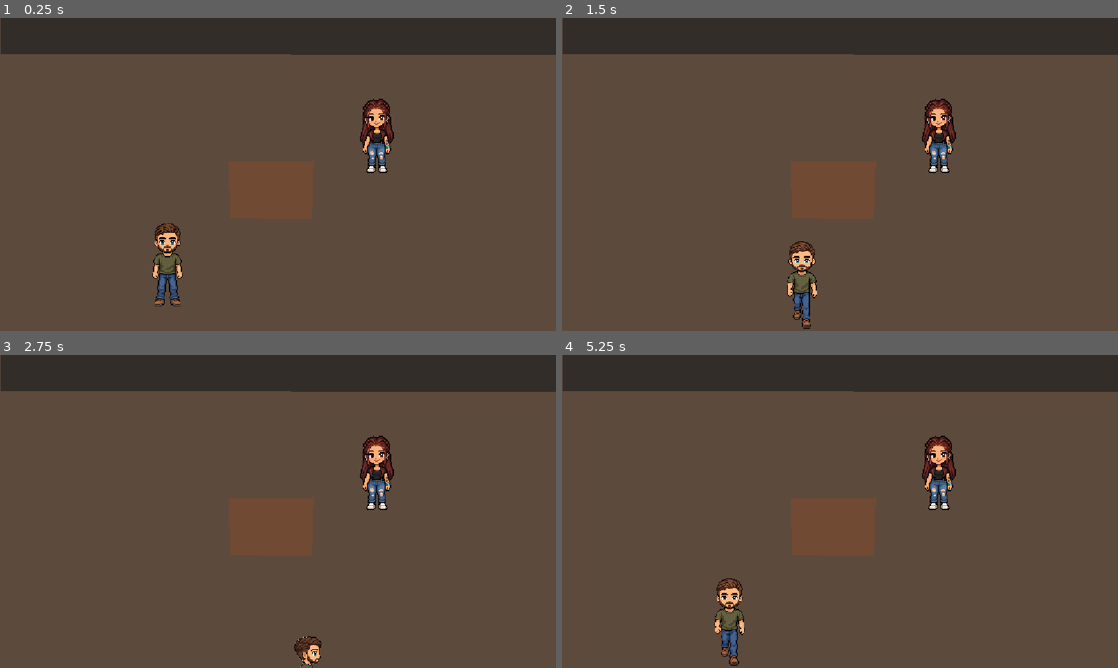
Above: before the commit, frames 1-4 (two rows, left to right).
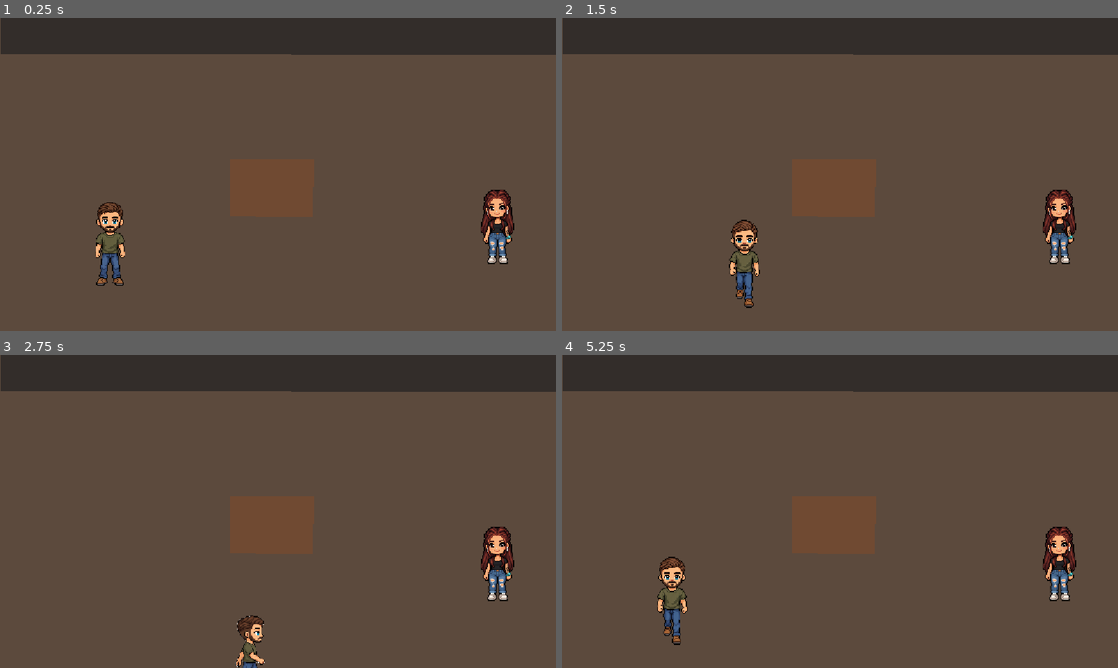
Above: after the commit, the same moments.

Repository: anabelkamenske430/Year-4
Game: Godot game, scene res://scenes/levels/first_date.tscn
Two runs of this game, one before a commit and one after it. Both use one fixed random seed, a clock stepped at 60 frames per second and the inputs below.
Inputs:
- Up to frame 1 (0.25 s): no input
- Up to frame 2 (1.5 s): tap Enter at 0.5 s; hold D (move_right) 0.53-1.28 s; hold E (interact) 0.53-1.28 s; hold S (move_down) from 1.28 s (still down); tap E (interact) at 1.35 s
- Up to frame 3 (2.75 s): release S (move_down) at 2.03 s; hold D (move_right) from 2.03 s (still down); hold E (interact) from 2.03 s (still down)
- Up to frame 4 (5.25 s): release D (move_right) at 2.78 s; release E (interact) at 2.78 s; hold W (move_up) 2.78-3.53 s; tap E (interact) at 2.85, 4.35 s; hold E (interact) 3.53-4.28 s; hold A (move_left) 3.53-5.03 s; hold S (move_down) from 5.03 s (still down); hold E (interact) from 5.03 s (still down)

The runs differ from the first frame. In frame 1, 3.7% of the frame differs, in the area x 17-93%, y 25-93%; in frame 2, 3.7%; in frame 3, 2.9%; in frame 4, 3.7%.

Commit message:
Implement teleportation between scenes

Diff:
--- a/loverboy-and-bel/scenes/characters/bel.tscn
+++ b/loverboy-and-bel/scenes/characters/bel.tscn
@@ -12,10 +12,10 @@
 polygon = PackedVector2Array(234, 91, 144, 121, 120, 165, 124, 227, 152, 275, 252, 293, 320, 241, 342, 173, 310, 125, 256, 91)
 
 [node name="CollisionPolygon2D" type="CollisionPolygon2D" parent="." unique_id=593946015]
-position = Vector2(399, 49)
+position = Vector2(-226, -210)
 polygon = PackedVector2Array(203, 176, 200, 215, 256, 214, 256, 176)
 
 [node name="CharacterSprite" type="Sprite2D" parent="." unique_id=1246950015]
-position = Vector2(626.99994, 168.99998)
+position = Vector2(1, -85)
 scale = Vector2(0.15, 0.15)
 texture = ExtResource("2_qsef7")
--- a/loverboy-and-bel/scenes/characters/loverboy.tscn
+++ b/loverboy-and-bel/scenes/characters/loverboy.tscn
@@ -61,18 +61,19 @@
 polygon = PackedVector2Array(38, 349, 30, 35, 768, 43, 762, 351)
 
 [node name="CharacterSprite" type="AnimatedSprite2D" parent="." unique_id=1445442549]
-position = Vector2(896, 207)
+position = Vector2(-1, -93)
 scale = Vector2(0.15, 0.15)
 sprite_frames = SubResource("SpriteFrames_l3nyl")
-animation = &"walk_up"
+animation = &"idle"
 
 [node name="CollisionPolygon2D" type="CollisionPolygon2D" parent="." unique_id=1345938800]
-position = Vector2(-618, 0)
+position = Vector2(-1514, -308)
 polygon = PackedVector2Array(1476, 260, 1480, 307, 1546, 308, 1548, 262)
 
 [node name="InteractionArea" type="Area2D" parent="." unique_id=1567082541]
+position = Vector2(-3, 2)
 
 [node name="CollisionPolygon2D" type="CollisionPolygon2D" parent="InteractionArea" unique_id=547021739]
-position = Vector2(395.6307, 160.84134)
+position = Vector2(-499, -132.99998)
 scale = Vector2(4.5284095, 2.932692)
 polygon = PackedVector2Array(90.400246, -35.749184, 131.6951, -34.044266, 132.13675, 64.15903, 91.50437, 62.454105)
--- a/loverboy-and-bel/scenes/levels/first_date.tscn
+++ b/loverboy-and-bel/scenes/levels/first_date.tscn
@@ -12,6 +12,7 @@
 [node name="Environment" type="Node2D" parent="." unique_id=65208877]
 
 [node name="Floor" type="Polygon2D" parent="Environment" unique_id=1087986955]
+position = Vector2(2, -5)
 color = Color(0.36078432, 0.2901961, 0.23921569, 1)
 polygon = PackedVector2Array(-6, 2, -15, 664, 1164, 669, 1173, -16)
 
@@ -20,6 +21,7 @@
 polygon = PackedVector2Array(2, 74, 1154, 77, 1153, -11, 3, -8)
 
 [node name="Table" type="StaticBody2D" parent="Environment" unique_id=1589556329]
+position = Vector2(1, -4)
 
 [node name="Polygon2D" type="Polygon2D" parent="Environment/Table" unique_id=1320511774]
 color = Color(0.4392157, 0.2901961, 0.19607843, 1)
@@ -29,11 +31,11 @@
 polygon = PackedVector2Array(470, 288, 469, 418, 653, 421, 654, 288)
 
 [node name="Bel" parent="." unique_id=1496050138 instance=ExtResource("1_xx8ys")]
-position = Vector2(154, 69)
+position = Vector2(1030, 510)
 dialogue_type = "first_date"
 
 [node name="Loverboy" parent="." unique_id=985468098 instance=ExtResource("2_fpm3c")]
-position = Vector2(-549, 303)
+position = Vector2(229, 560)
 
 [node name="DialogueBox" parent="." unique_id=497366372 instance=ExtResource("3_fpm3c")]
 offset_left = -1.0
@@ -42,7 +44,18 @@
 offset_bottom = 534.0
 
 [node name="AchievementPopup" parent="." unique_id=1085326658 instance=ExtResource("5_si2br")]
-offset_left = 8.0
-offset_top = 24.0
-offset_right = 8.0
-offset_bottom = 24.0
+anchors_preset = 0
+anchor_right = 0.0
+anchor_bottom = 0.0
+offset_left = -4.0
+offset_top = -67.0
+offset_right = -4.0
+offset_bottom = -67.0
+grow_horizontal = 1
+grow_vertical = 1
+
+[node name="LoverboySeatPosition" type="Marker2D" parent="." unique_id=1634043153]
+position = Vector2(563, 449)
+
+[node name="BelSeatPosition" type="Marker2D" parent="." unique_id=1285744900]
+position = Vector2(558, 256)
--- a/loverboy-and-bel/scripts/bel.gd
+++ b/loverboy-and-bel/scripts/bel.gd
@@ -24,3 +24,6 @@
 					"text": "Well... this is awkward."
 				}
 			]
+
+func move_to_position(target_position):
+	global_position = target_position
--- a/loverboy-and-bel/scripts/dialogue_box.gd
+++ b/loverboy-and-bel/scripts/dialogue_box.gd
@@ -126,6 +126,9 @@
 func hide_dialogue():
 	print("Hiding Dialogue")
 
+	# Move characters before closing dialogue
+	get_tree().current_scene.move_to_table()
+
 	hide()
 
 	dialogue_lines = []
--- a/loverboy-and-bel/scripts/first_date.gd
+++ b/loverboy-and-bel/scripts/first_date.gd
@@ -7,6 +7,9 @@
 func _ready():
 	DialogueManager.dialogue_finished.connect(_on_dialogue_finished)
 
+func move_to_table():
+	$Loverboy.global_position = $LoverboySeatPosition.global_position
+	$Bel.global_position = $BelSeatPosition.global_position
 
 func _on_dialogue_finished():
 	match story_step:
--- a/loverboy-and-bel/scripts/loverboy.gd
+++ b/loverboy-and-bel/scripts/loverboy.gd
@@ -64,3 +64,6 @@
 			animated_sprite.play("walk_up")
 		else:
 			animated_sprite.play("walk_down")
+
+func move_to_position(target_position):
+	global_position = target_position
